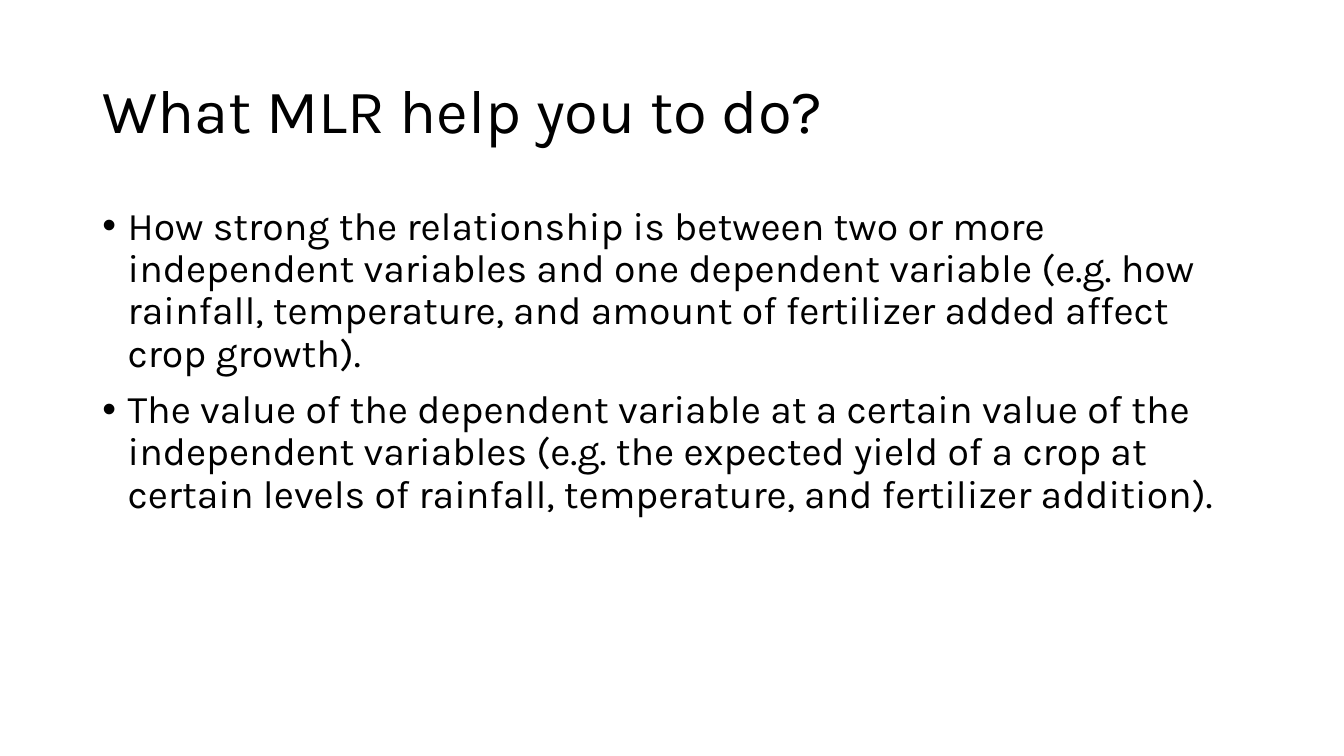
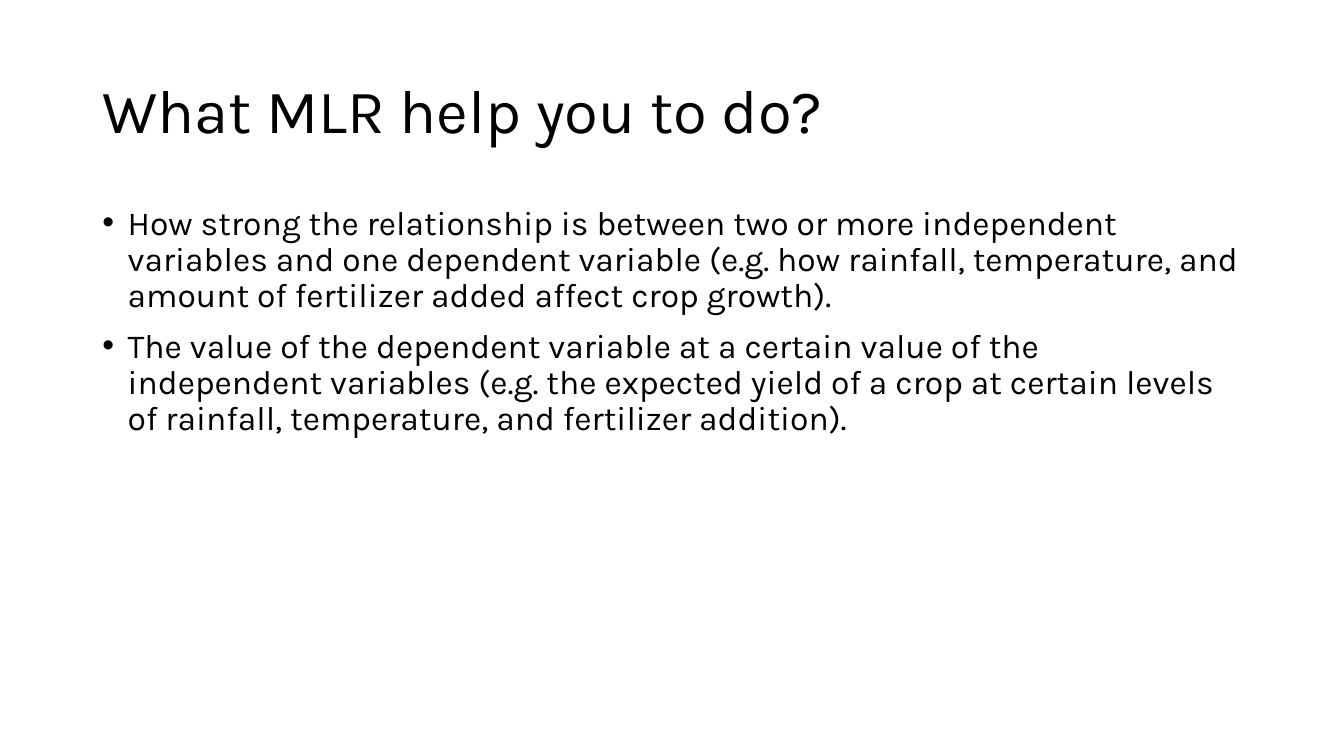
Before and after one commit to AhmedShafique313/supervised-ml-course, a slide deck: slide 3 of MLR/Intro to MLR.pptx. Drawn at 1344x756 pixels with LibreOffice and Linux fonts; fonts in the diff are those of the drawing. Boxes give left, top, right and bottom in pixels: in the first picture for what was removed or moved away, otherwise in the second. Text is boxed around its words. In the diff, an @@ line names an element or a change of style, - is before the commit and + after.

```diff
--- a/MLR/Intro to MLR.pptx
+++ b/MLR/Intro to MLR.pptx
@@ text "How strong the relationship is ..." at [128,212,1238,438]: size 28 to 24 pt @@
```
Also in this commit, not shown: 2 other slides changed, 1 other file.
